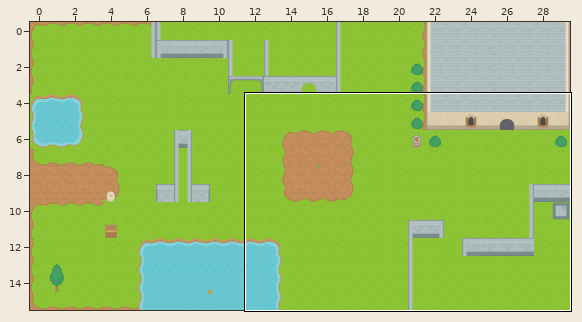
Two versions of a level (Tiled map, Assets/map/map1.tmx). The first picture is a wide view before the edit; the outline marks the close-up.
Close-up. As it was:
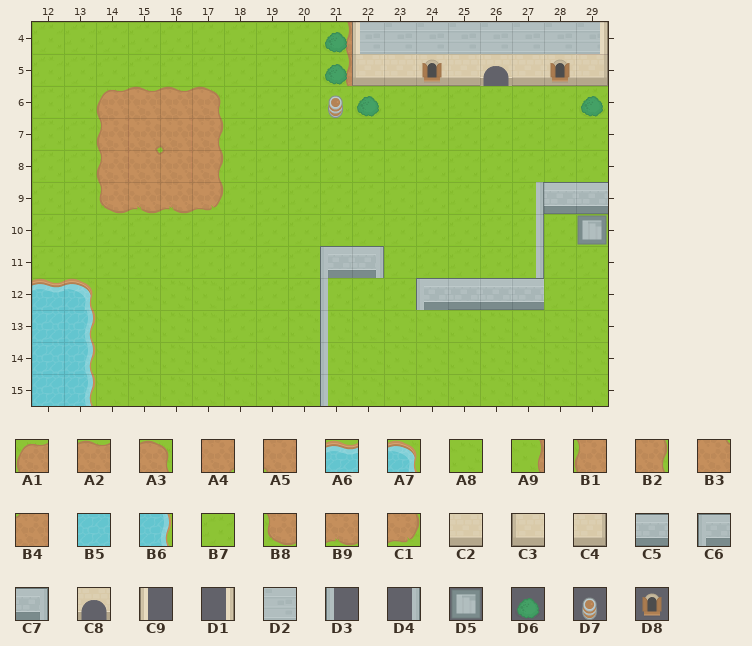
Cells are 32x32 px. Shown: x 12..29, y 4..15. The commit also changed other parts of the map, which this record leaves out.
Key: from "Main": A1 5, A2 6, A3 7, A4 8, A5 9, A6 11, A7 12, A8 21, A9 22, B1 25, B2 27, B3 28, B4 29, B5 31, B6 32, B7 43, B8 45, B9 46, C1 47, C2 60, C3 61, C4 63, C5 89, C6 96, C7 97, C8 105, C9 107, D1 108, D2 110, D3 116, D4 117, D5 177, D6 184, D7 229, D8 252.
__ is an empty cell, ## one hidden under a higher layer.
Layers that did not change in this view are not listed.
Layer "Tile Layer 1" before, first column x 12:
 4 B7 B7 B7 B7 B7 B7 B7 B7 B7 A9 D2 D2 D2 D2 D2 D2 D2 D2
 5 B7 B7 B7 B7 B7 B7 B7 B7 B7 A9 ## C2 C2 C2 C8 C2 C2 ##
 6 B7 B7 A1 A2 A2 A3 B7 B7 B7 B7 B7 B7 B7 B7 B7 B7 B7 B7
 7 B7 B7 B1 A4 A5 B2 B7 B7 B7 B7 B7 B7 B7 B7 B7 B7 B7 B7
 8 B7 B7 B1 B3 B4 B2 B7 B7 B7 B7 B7 B7 B7 B7 B7 B7 B7 B7
 9 B7 B7 B8 B9 B9 C1 B7 B7 B7 B7 B7 B7 B7 B7 B7 B7 ## ##
10 B7 B7 B7 B7 B7 B7 B7 B7 B7 B7 B7 B7 B7 B7 B7 B7 B7 B7
11 B7 B7 B7 B7 B7 B7 B7 B7 B7 ## ## B7 B7 B7 B7 B7 B7 B7
12 A6 A7 A8 A8 A8 A8 B7 B7 B7 B7 B7 B7 ## ## ## ## B7 B7
13 B5 B6 A8 A8 A8 A8 B7 B7 A8 A8 A8 A8 A8 A8 A8 A8 A8 A8
14 B5 B6 A8 A8 A8 A8 B7 A8 A8 A8 A8 A8 A8 A8 A8 A8 A8 A8
15 B5 B6 A8 A8 A8 A8 A8 A8 A8 A8 A8 A8 A8 A8 A8 A8 A8 A8
Layer "Tile Layer 2" before, first column x 12:
 4 __ __ __ __ __ __ __ __ __ D6 C9 __ __ __ __ __ __ D1
 5 __ __ __ __ __ __ __ __ __ D6 C3 __ D8 __ __ __ D8 C4
 6 __ __ __ __ __ __ __ __ __ __ D6 __ __ __ __ __ __ D6
 7 __ __ __ __ __ __ __ __ __ __ __ __ __ __ __ __ __ __
 8 __ __ __ __ __ __ __ __ __ __ __ __ __ __ __ __ __ __
 9 __ __ __ __ __ __ __ __ __ __ __ __ __ __ __ __ __ __
10 __ __ __ __ __ __ __ __ __ __ __ __ __ __ __ D4 __ __
11 __ __ __ __ __ __ __ __ __ __ __ __ __ __ __ D4 __ __
12 __ __ __ __ __ __ __ __ __ D3 __ __ __ __ __ ## __ __
13 __ __ __ __ __ __ __ __ __ D3 __ __ __ __ __ __ __ __
14 __ __ __ __ __ __ __ __ __ D3 __ __ __ __ __ __ __ __
15 __ __ __ __ __ __ __ __ __ D3 __ __ __ __ __ __ __ __
Layer "Tile Layer 3" before, first column x 12:
 4 __ __ __ __ __ __ __ __ __ __ __ __ __ __ __ __ __ __
 5 __ __ __ __ __ __ __ __ __ __ __ __ __ __ __ __ __ __
 6 __ __ __ __ __ __ __ __ __ D7 __ __ __ __ __ __ __ __
 7 __ __ __ __ __ __ __ __ __ __ __ __ __ __ __ __ __ __
 8 __ __ __ __ __ __ __ __ __ __ __ __ __ __ __ __ __ __
 9 __ __ __ __ __ __ __ __ __ __ __ __ __ __ __ D4 C5 C5
10 __ __ __ __ __ __ __ __ __ __ __ __ __ __ __ __ __ D5
11 __ __ __ __ __ __ __ __ __ C6 C7 __ __ __ __ __ __ __
12 __ __ __ __ __ __ __ __ __ __ __ __ C6 C5 C5 C5 __ __
13 __ __ __ __ __ __ __ __ __ __ __ __ __ __ __ __ __ __
14 __ __ __ __ __ __ __ __ __ __ __ __ __ __ __ __ __ __
15 __ __ __ __ __ __ __ __ __ __ __ __ __ __ __ __ __ __
The same view after the edit:
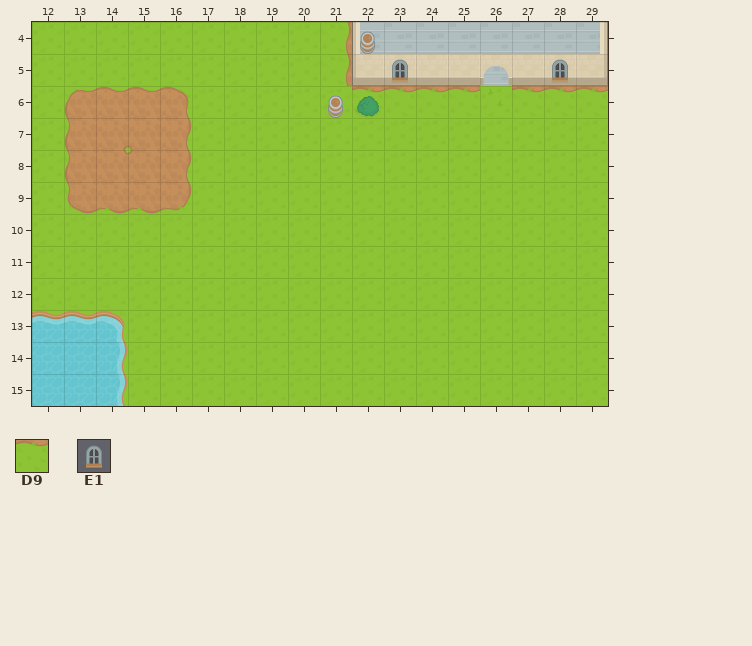
Further tiles: from "Main": D9 1, E1 217.
Tiles of an added or newly shown layer are drawn over the layers below it.
Change:
Layer "Tile Layer 1" (removed):
y 4: x 21..22 A9 D2 -> __ __
y 5: x 21 A9 -> __; x 23..24 C2 C2 -> __ __; x 26 C8 -> __; x 28 C2 -> __
y 6: x 13..14 B7 A1 -> __ __; x 16..17 A2 A3 -> __ __; x 22..25 B7 B7 B7 B7 -> __ __ __ __; x 27..29 B7 B7 B7 -> __ __ __
y 7: x 13..17 B7 B1 A4 A5 B2 -> __ __ __ __ __
y 8: x 13..17 B7 B1 B3 B4 B2 -> __ __ __ __ __
y 9: x 13..14 B7 B8 -> __ __; x 16..17 B9 C1 -> __ __; x 27 B7 -> __
y 10: x 27 B7 -> __; x 29 B7 -> __
y 11: x 27 B7 -> __
y 12: x 12..13 A6 A7 -> __ __; x 21 B7 -> __
y 13: x 12..14 B5 B6 A8 -> __ __ __; x 21 A8 -> __
y 14..15: x 13..14 B6 A8 -> __ __; x 21 A8 -> __
Layer "Grass'n'Shit" (added):
y 4: x 21..22 __ __ -> A9 D2
y 5: x 21 __ -> A9; x 26 __ -> D2
y 6: x 13..14 __ __ -> A1 A2; x 16..17 __ __ -> A3 B7; x 22..25 __ __ __ __ -> D9 D9 D9 D9; x 27..29 __ __ __ -> D9 D9 D9
y 7: x 13..17 __ __ __ __ __ -> B1 A4 A5 B2 B7
y 8: x 13..17 __ __ __ __ __ -> B1 B3 B4 B2 B7
y 9: x 13..14 __ __ -> B8 B9; x 16..17 __ __ -> C1 B7; x 27..29 __ __ __ -> B7 B7 B7
y 10: x 27 __ -> B7; x 29 __ -> B7
y 11: x 21..22 __ __ -> B7 B7; x 27 __ -> B7
y 12: x 12..13 __ __ -> B7 B7; x 21 __ -> B7; x 24..27 __ __ __ __ -> B7 B7 B7 B7
y 13..15: x 21 __ -> B7
Layer "Tile Layer 2":
y 4: x 21 D6 -> __
y 5: x 21 D6 -> __; x 23..24 __ D8 -> C2 C2; x 26 __ -> C8; x 28 D8 -> C2
y 6: x 29 D6 -> __
y 10..11: x 27 D4 -> __
y 12: x 21 D3 -> __; x 27 ## -> __
y 13..15: x 21 D3 -> __
Layer "Tile Layer 3" (removed):
y 9: x 27..29 D4 C5 C5 -> __ __ __
y 10: x 29 D5 -> __
y 11: x 21..22 C6 C7 -> __ __
y 12: x 24..27 C6 C5 C5 C5 -> __ __ __ __
Layer "Indestructible" (added):
y 4: x 22 __ -> D7
y 5: x 23 __ -> E1; x 28 __ -> E1
y 13: x 12..14 __ __ __ -> A6 A6 A7
y 14..15: x 13..14 __ __ -> B5 B6
Pixel boxes of the changes (left, top, right, bottom) in both close-ups:
changed: (323, 31, 608, 118)
changed: (64, 86, 224, 214)
changed: (416, 182, 608, 310)
changed: (320, 246, 384, 406)
changed: (32, 278, 128, 406)
